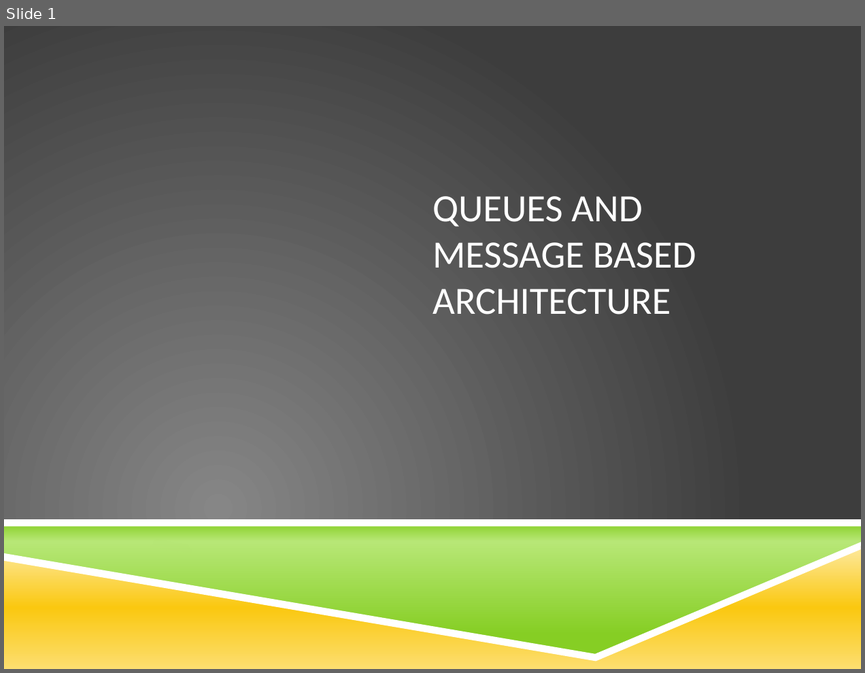
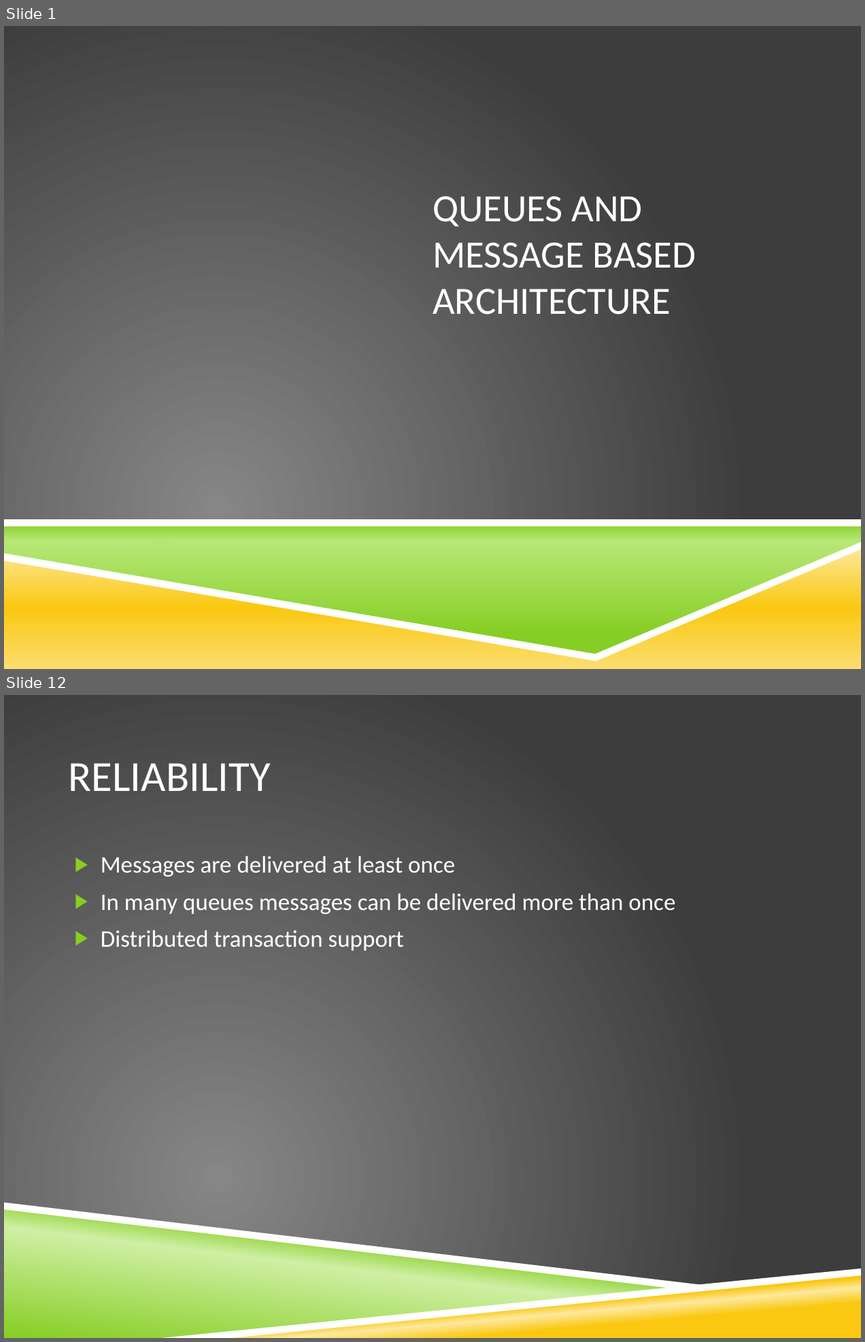
Before and after one commit to stimms/Queues, a slide deck: Queues and message based architecture.pptx. Shown one above the other, each under a label of ours: slide 1 before the commit, slides 1 and 12 after it; the slides between them are not shown. The pictures are 865x673 and 865x1342 pixels, drawn with LibreOffice and Linux fonts; fonts in the diff are those of the drawing; background and template pictures are left out. Boxes give left, top, right and bottom in pixels: in the first picture for what was removed or moved away, otherwise in the second. Text is boxed around its words. In the diff, an @@ line names an element or a change of style, - is before the commit and + after.

```diff
--- a/Queues and message based architecture.pptx
+++ b/Queues and message based architecture.pptx
@@ slide 12 added at bbox=[4, 695, 861, 1338], background picture (left out) @@
@@ title added at bbox=[68, 763, 270, 791], 36 pt, text #FFFFFF @@
+RELIABILITY
@@ text added at bbox=[101, 855, 675, 951], 20 pt, text #FFFFFF @@
+▶ Messages are delivered at least once
+▶ In many queues messages can be delivered more than once
+▶ Distributed transaction support
@@ freeform shape added at bbox=[4, 1202, 717, 1289], fill #FFFFFF @@
@@ freeform shape added at bbox=[4, 1206, 683, 1338], fill gradient #86CE24 to #CFEFA4 @@
@@ freeform shape added at bbox=[162, 1268, 861, 1338], fill #FFFFFF @@
@@ freeform shape added at bbox=[173, 1271, 861, 1338], fill gradient #FAC810 to #FDE99F @@
```
Also in this commit, not shown: 14 other slides added, 1 slide removed, 4 other files.
